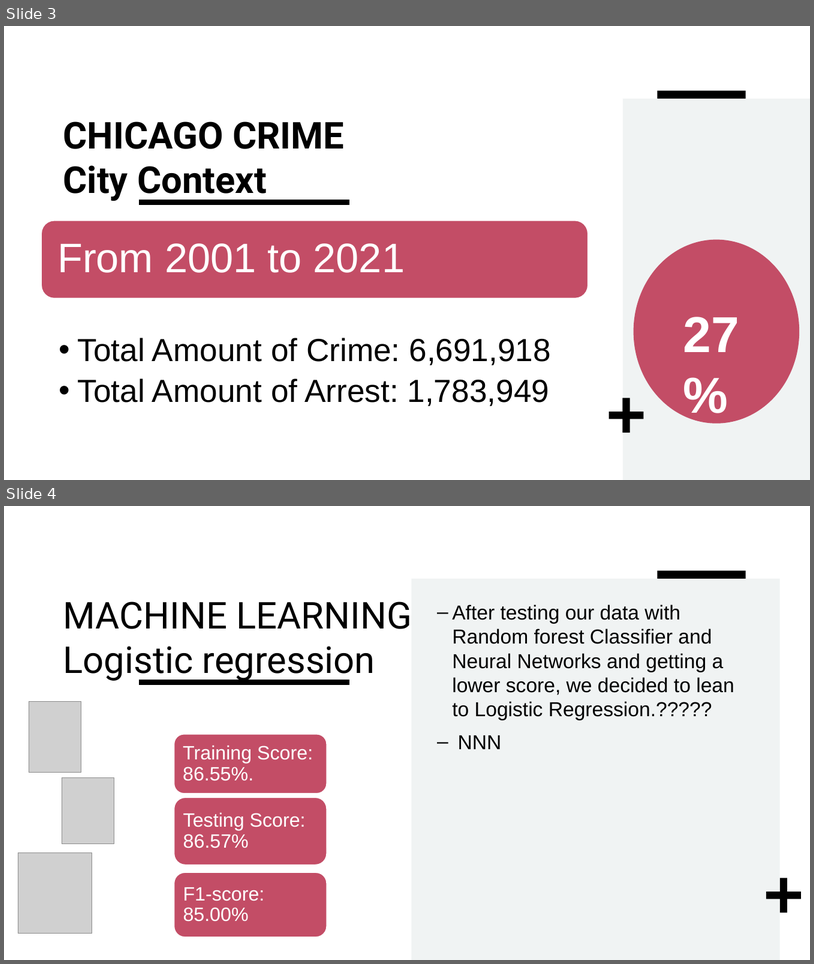
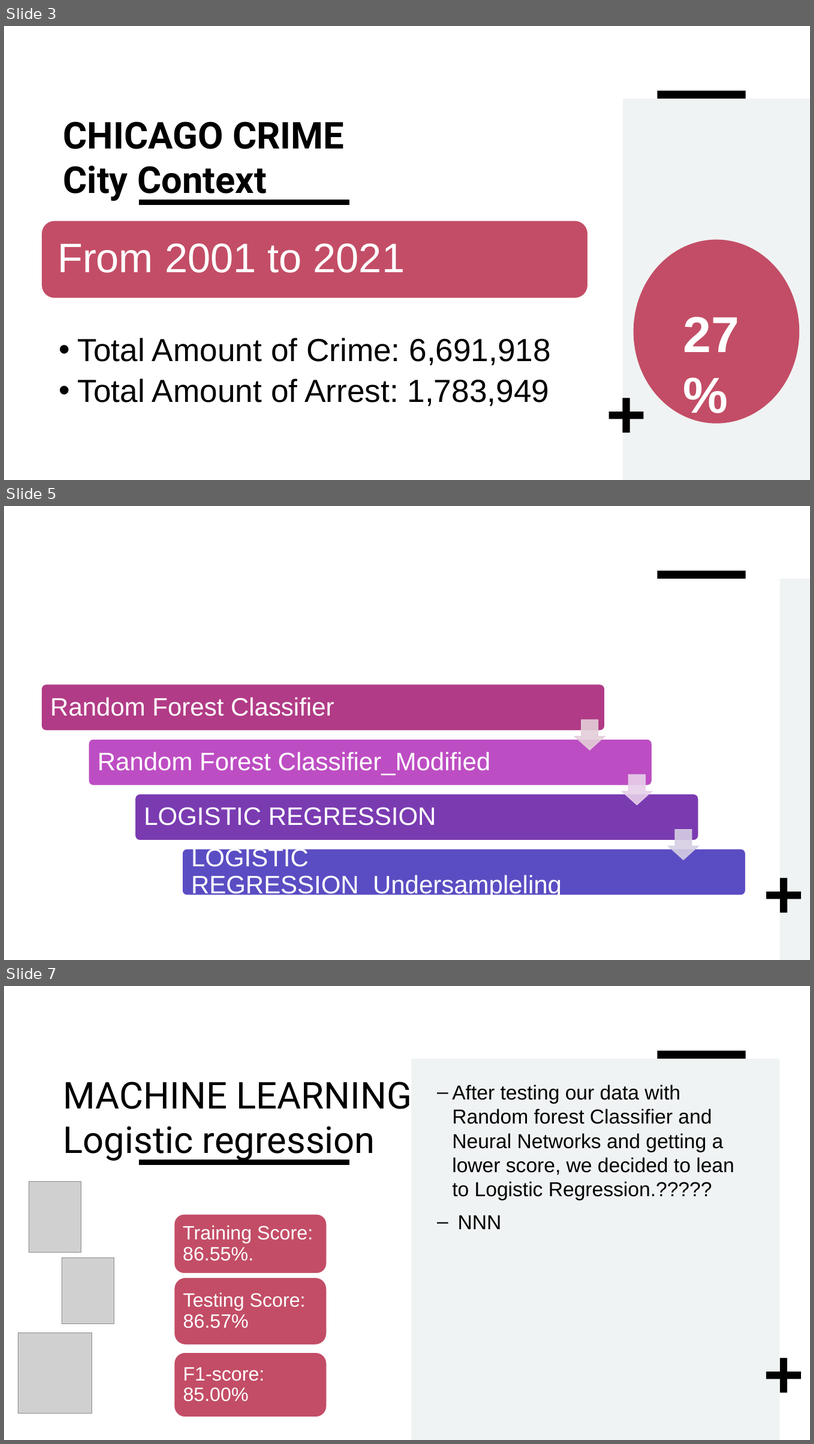
Before and after one commit to Karla-Flores/Arrests-Predictor, a slide deck: Group 2 - Arrest predictor.pptx. Shown one above the other, each under a label of ours: slides 3 and 4 before the commit, slides 3, 5 and 7 after it; the slides between them are not shown. The pictures are 814x964 and 814x1444 pixels, drawn with LibreOffice and Linux fonts; fonts in the diff are those of the drawing; grey boxes stand for pictures. Boxes give left, top, right and bottom in pixels: in the first picture for what was removed or moved away, otherwise in the second. Text is boxed around its words. In the diff, an @@ line names an element or a change of style, - is before the commit and + after.

```diff
--- a/Group 2 - Arrest predictor.pptx
+++ b/Group 2 - Arrest predictor.pptx
@@ slide 5 added at bbox=[4, 506, 810, 960], background #FFFFFF; not listed: 2 template elements that a slide beside it also shows @@
@@ rectangle added at bbox=[781, 579, 810, 960], fill #F0F3F3 @@
@@ group added at bbox=[42, 684, 746, 898]: 4 rounded rectangles, 4 texts, 3 down arrows @@
+Random Forest Classifier
+Random Forest Classifier_Modified
+LOGISTIC REGRESSION
+LOGISTIC REGRESSION_Undersampleling
@@ what was slide 4 is now slide 7 @@
```
Also in this commit, not shown: 2 slides changed, 2 other slides added.
